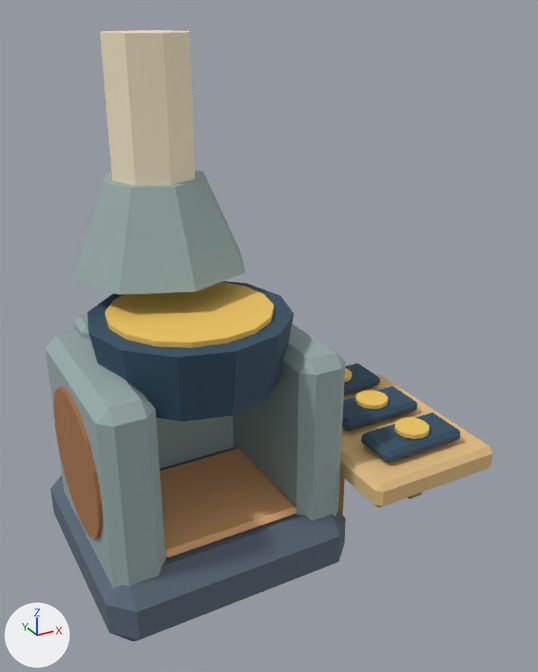
Two versions of the Blender file source/art-source/gold_mint.blend, one commit apart.
Before and after are seen from a 50 mm lens placed at (-1.39, -2.56, 2.32), pointed at (0.04, 0.04, 1.02). Lighting does not change. The marker at lower left points along +X, +Y and +Z. The first picture is the older version.

The first picture shows 'flywheel', 'hearth base'.
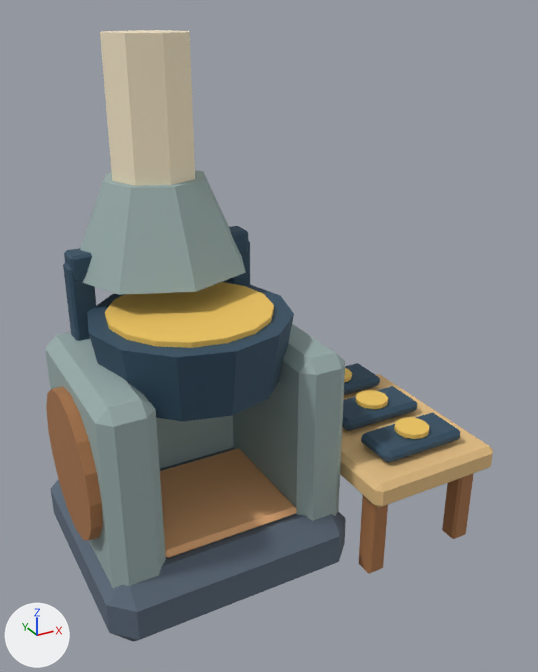
ob_mintwheel is not drawn itself; it is the parent of ob_flywheel.

What the commit changed:
me_cube_038 is used by ob_hearth_base; parent ob_goldmint; location (-0.32, 0.1, 0.16).
me_cube_038 had 448 vertices, 406 faces and spanned x -0.55..1.19, y -0.65..0.67, z -0.16..2.08.
me_cube_038 now has 592 vertices, 562 faces and spans x -0.55..1.19, y -0.65..0.67, z -0.16..2.08.
me_cube_038 part 1: the loose piece of 24 vertices spanning x 0.58..0.68, y -0.25..-0.16, z -0.14..0.28 is scaled about its middle by (1.13, 1.13, 0.901), then moved by (-0.98, 0.46, 0.95).
me_cube_038 part 2: the loose piece of 24 vertices spanning x 1.08..1.16, y -0.25..-0.16, z -0.14..0.28 is scaled about its middle by (1.13, 1.13, 0.901), then moved by (-0.75, 0.46, 0.95).
me_cube_038 part 3: the loose piece of 24 vertices spanning x -0.37..0.39, y 0.21..0.39, z 0.04..0.94 is copied, and the copy is scaled about its middle by (1.08, 0.637, 0.109), then moved by (0.0, -0.04, 0.71); it spans x -0.39..0.41, y 0.2..0.32, z 1.14..1.26.
me_cube_038 part 4: the loose piece of 24 vertices spanning x 0.58..0.68, y -0.25..-0.16, z -0.14..0.28 is copied, and the copy is moved by (0.0, -0.33, -0.01); it spans x 0.58..0.68, y -0.58..-0.49, z -0.16..0.28.
me_cube_038 part 5: the loose piece of 24 vertices spanning x 1.08..1.16, y -0.25..-0.16, z -0.14..0.28 is copied, and the copy is moved by (0.0, -0.33, -0.01); it spans x 1.08..1.16, y -0.58..-0.49, z -0.16..0.28.
Other edits to the shape of me_cube_038 do not show in these pictures.
Object 'MintWheel' (ob_mintwheel) moves from (-0.82, 0.04, 0.65) to (-0.85, 0.04, 0.65).

Pixel boxes [x1, y1, x2, y2] of what changed, in the pictures (538 x 672 px; the box of a moved part takes in the faces that stretch with it):
'flywheel', moved
    before: [53, 386, 103, 538]
    after: [46, 386, 103, 541]
part 1 of me_cube_038, moved or reshaped (mostly hidden before)
    before: [338, 475, 345, 515]
    after: [63, 262, 96, 341]
part 2 of me_cube_038, moved or reshaped (mostly hidden before)
    before: [407, 492, 422, 499]
    after: [225, 240, 250, 284]
part 3 of me_cube_038, added
    after: [64, 226, 248, 281]
part 4 of me_cube_038, added (brown)
    after: [359, 495, 388, 573]
part 5 of me_cube_038, added (brown)
    after: [442, 473, 474, 539]
